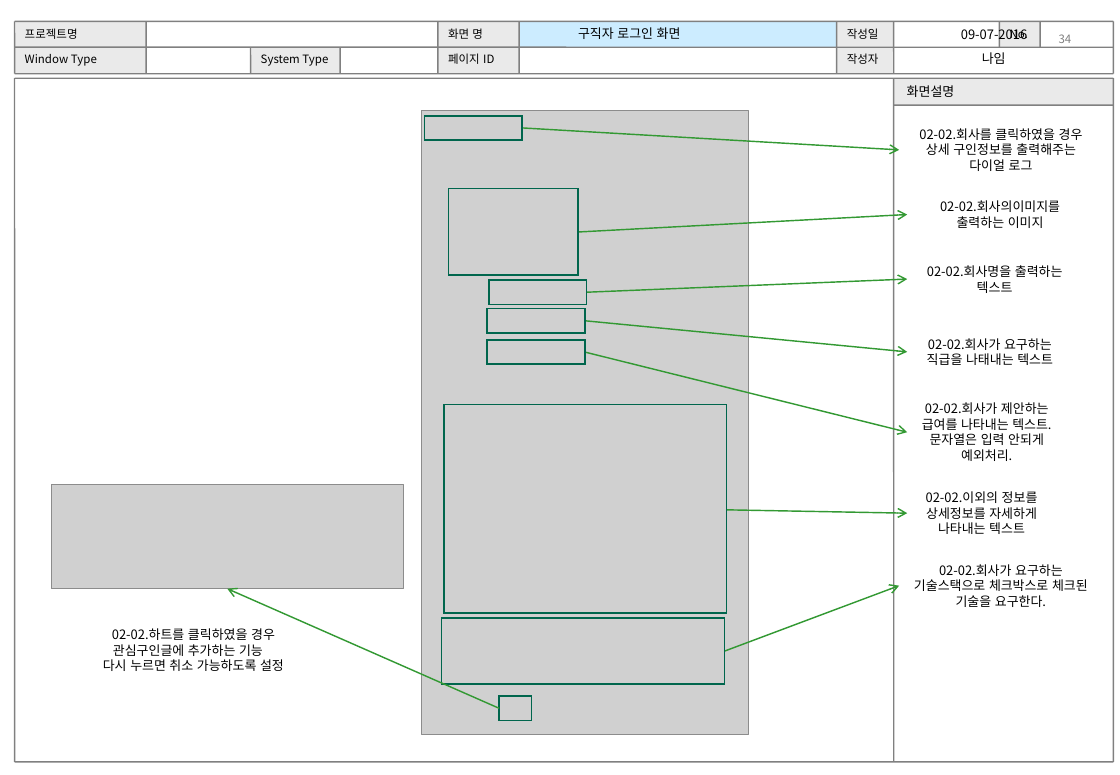
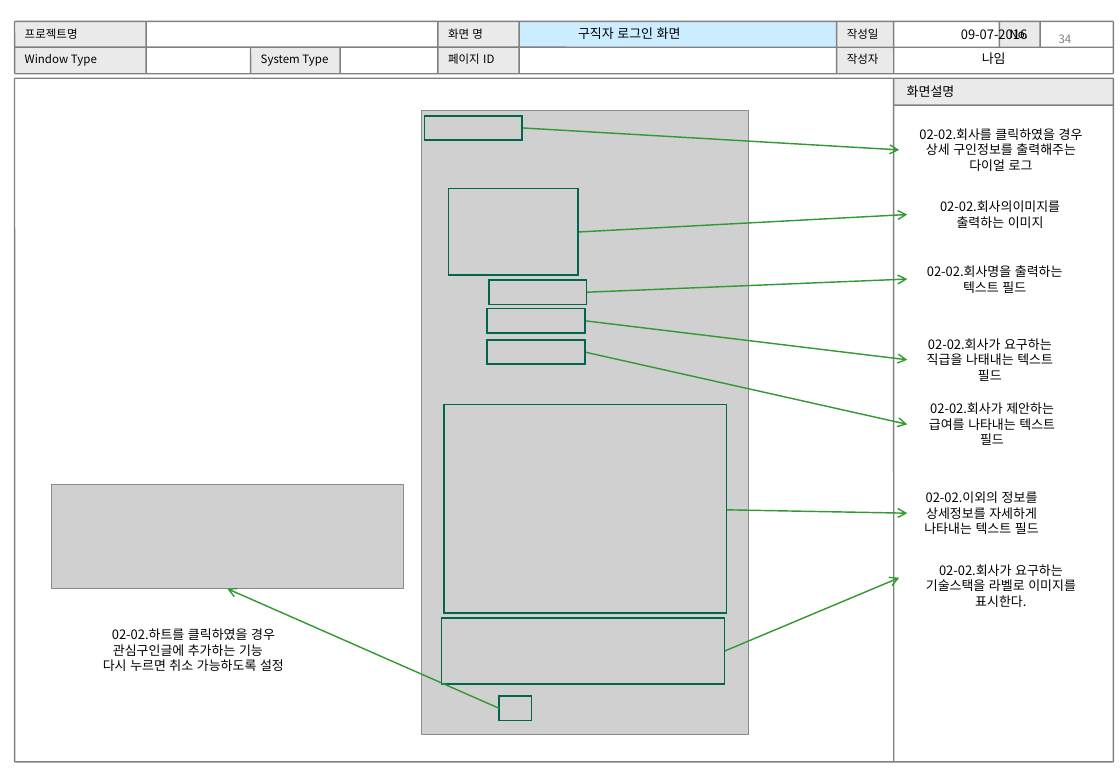
Before and after one commit to WABA82/1949, a slide deck: slide 34 of 02.설계/UI 설계서(초안)_.ppt. Drawn at 1120x775 pixels with LibreOffice and Linux fonts; fonts in the diff are those of the drawing; grey boxes stand for pictures. Boxes give left, top, right and bottom in pixels: in the first picture for what was removed or moved away, otherwise in the second. Text is boxed around its words. In the diff, an @@ line names an element or a change of style, - is before the commit and + after.

```diff
--- a/02.설계/UI 설계서(초안)_.ppt
+++ b/02.설계/UI 설계서(초안)_.ppt
@@ text at (x1=927, y1=265, x2=1063, y2=293): text changed @@
-02-02.회사명을 출력하는 텍스트
+02-02.회사명을 출력하는 텍스트 필드
@@ arrow moved from (585, 320) - (907, 352) to (585, 320) - (907, 360) @@
@@ arrow moved from (585, 352) - (907, 432) to (585, 352) - (907, 425) @@
@@ text at (x1=927, y1=338, x2=1053, y2=381): text changed @@
-02-02.회사가 요구하는 직급을 나태내는 텍스트
+02-02.회사가 요구하는 직급을 나태내는 텍스트 필드
@@ text at (x1=929, y1=402, x2=1055, y2=445): text changed @@
-02-02.회사가 제안하는 급여를 나타내는 텍스트. 문자열은 입력 안되게 예외처리.
+02-02.회사가 제안하는 급여를 나타내는 텍스트 필드
@@ text at (x1=924, y1=491, x2=1039, y2=534): text changed @@
-02-02.이외의 정보를 상세정보를 자세하게 나타내는 텍스트
+02-02.이외의 정보를 상세정보를 자세하게 나타내는 텍스트 필드
@@ text at (x1=926, y1=564, x2=1076, y2=607): text changed @@
-02-02.회사가 요구하는 기술스택으로 체크박스로 체크된 기술을 요구한다.
+02-02.회사가 요구하는 기술스택을 라벨로 이미지를 표시한다.
@@ arrow moved from (724, 651) - (899, 586) to (724, 651) - (899, 578) @@
```
Also in this commit, not shown: 22 other slides changed.
